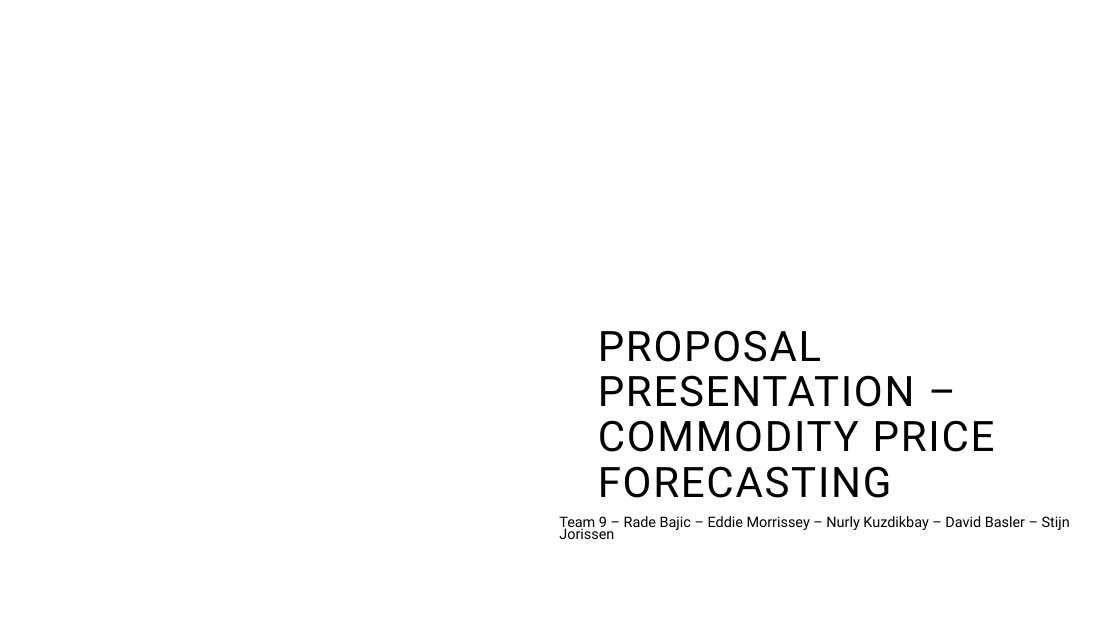
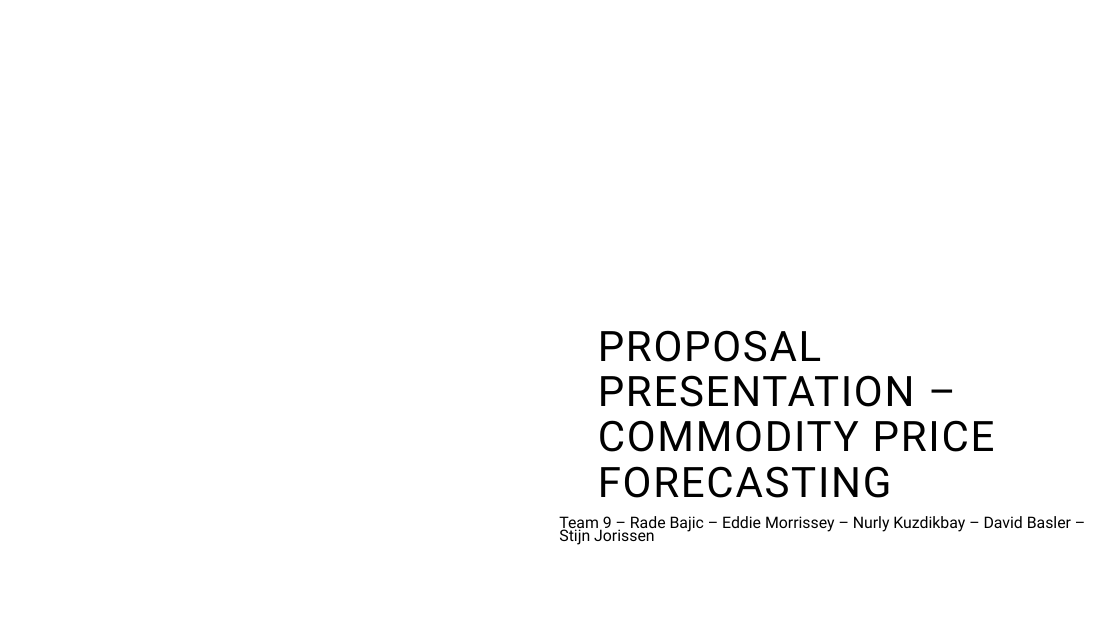
Before and after one commit to radebajic/MGT6203, a slide deck: slide 1 of Proposal Presentation/Proposal presentation.pptx. Drawn at 1120x630 pixels with LibreOffice and Linux fonts; fonts in the diff are those of the drawing; background and template pictures are left out. Boxes give left, top, right and bottom in pixels: in the first picture for what was removed or moved away, otherwise in the second. Text is boxed around its words. In the diff, an @@ line names an element or a change of style, - is before the commit and + after.

```diff
--- a/Proposal Presentation/Proposal presentation.pptx
+++ b/Proposal Presentation/Proposal presentation.pptx
@@ subtitle "Team 9 – Rade Bajic ..." at [559,516,1071,545]: size 12.4 to 13.6 pt @@
```
Also in this commit, not shown: 1 other slide changed.
